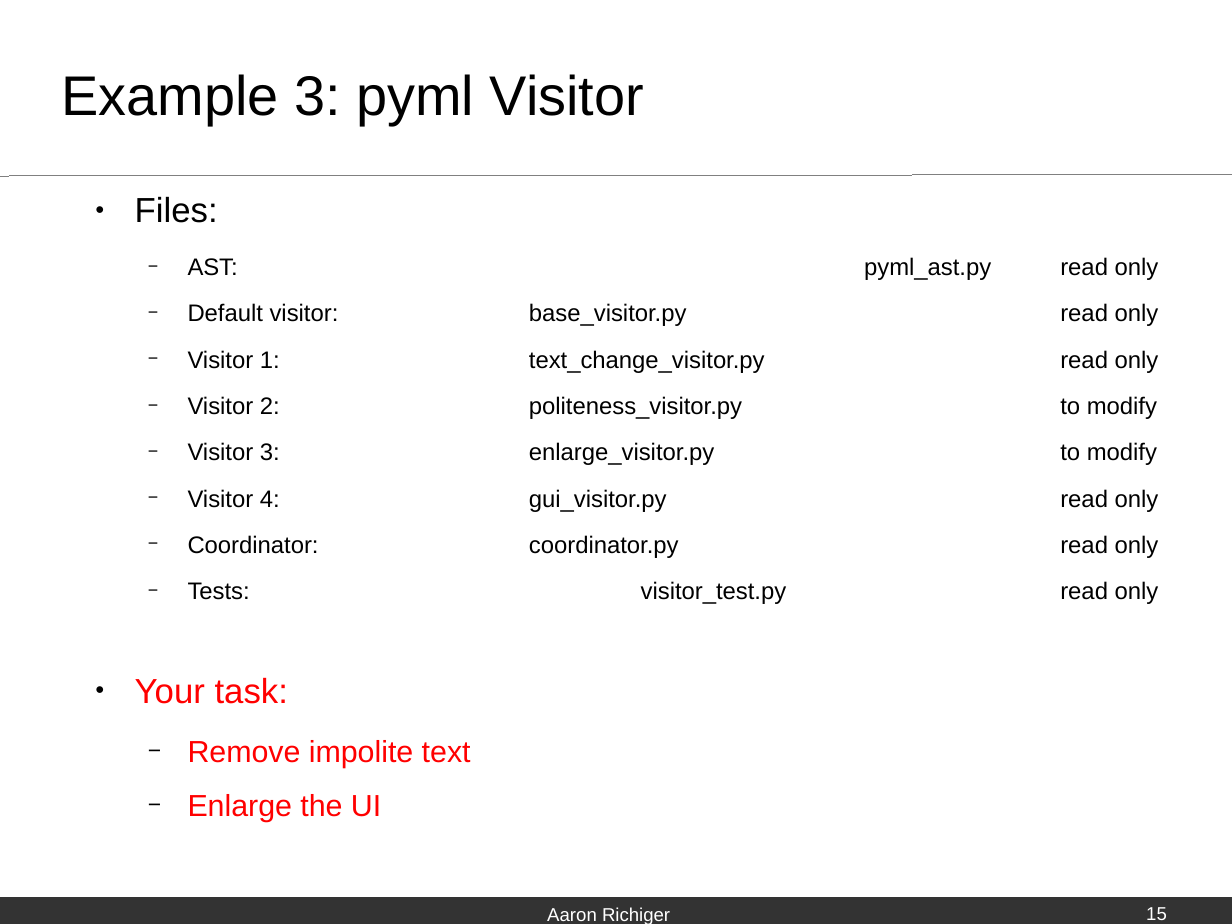
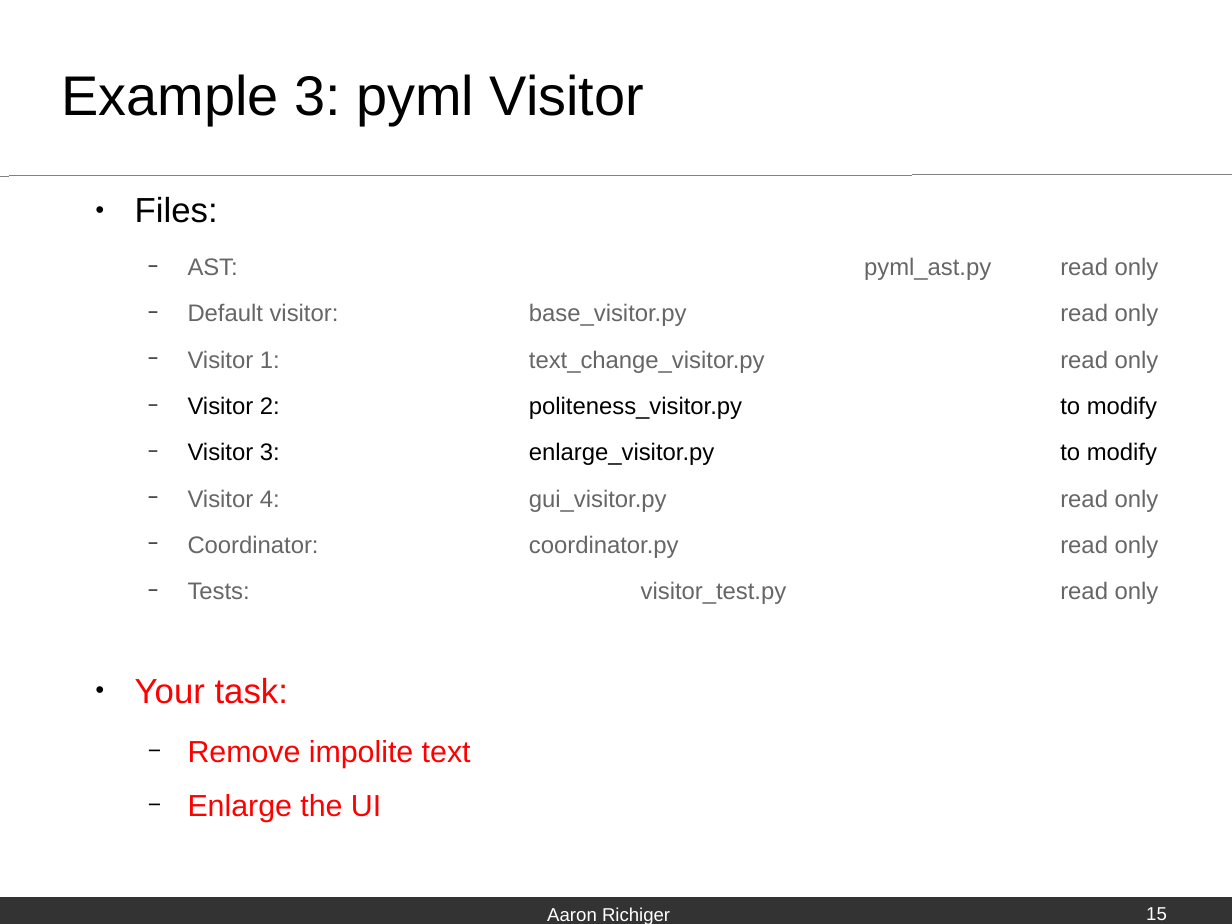
Before and after one commit to raaron/funcparserlib_talk, a slide deck: slide 15 of presentation/slides_funcparserlib_talk.odp. Drawn at 1232x924 pixels with LibreOffice and Linux fonts; fonts in the diff are those of the drawing; background and template pictures are left out. Boxes give left, top, right and bottom in pixels: in the first picture for what was removed or moved away, otherwise in the second. Text is boxed around its words. In the diff, an @@ line names an element or a change of style, - is before the commit and + after.

```diff
--- a/presentation/slides_funcparserlib_talk.odp
+++ b/presentation/slides_funcparserlib_talk.odp
@@ text at (188, 257, 1159, 604): text colour #000000 to #666666 in "AST: pyml_ast.py read only", "Default visitor: base_visitor.py read only", "Visitor 1: text_change_visitor.py read only", "Visitor 4: gui_visitor.py read only" and 2 more places @@
```
Also in this commit, not shown: 2 other slides changed.
